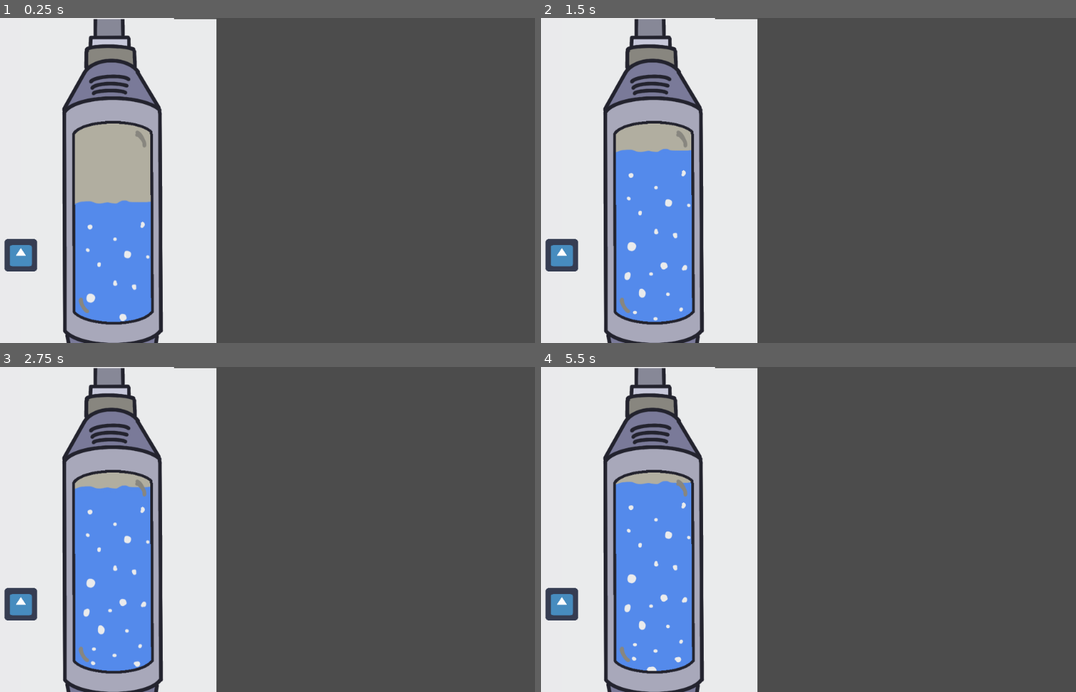
Above: before the commit, frames 1-4 (two rows, left to right).
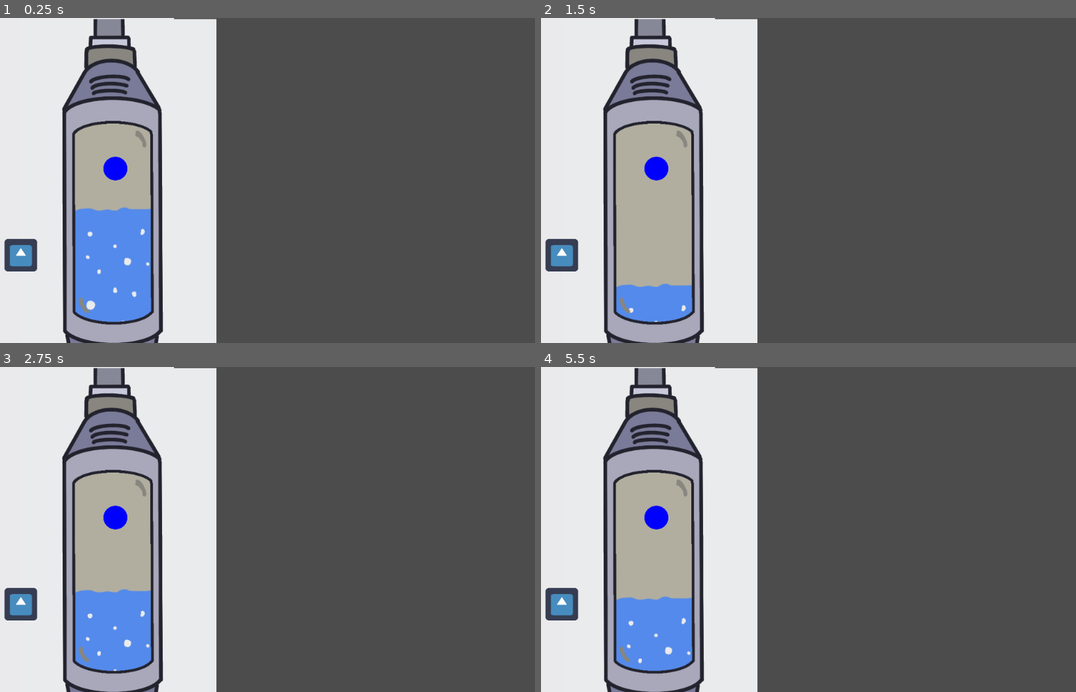
Above: after the commit, the same moments.

Repository: esburch/coolant-stabilizer
Game: Godot game, scene res://main.tscn
Two runs of this game, one before a commit and one after it. Both use one fixed random seed, a clock stepped at 60 frames per second and the inputs below. The engine's default icon, where the game draws it, is replaced by a stand-in: a white triangle on a blue panel in a dark square.
Inputs (mouse positions are in pixels of both pictures, inside the frame that each line leads up to):
- Up to frame 1 (0.25 s): no input
- Up to frame 2 (1.5 s): move the mouse to (920, 164) at 0.52 s; press the mouse at (920, 164) at 0.53 s; move the mouse to (685, 196) at 1.27 s; release the mouse at (685, 196) at 1.28 s; click (685, 196) at 1.35 s
- Up to frame 3 (2.75 s): move the mouse to (310, 458) at 2.02 s; press the mouse at (310, 458) at 2.03 s
- Up to frame 4 (5.5 s): move the mouse to (771, 594) at 2.77 s; release the mouse at (771, 594) at 2.78 s; click (771, 594) at 2.85 s; move the mouse to (963, 578) at 3.52 s; press the mouse at (963, 578) at 3.53 s; move the mouse to (631, 480) at 4.27 s; release the mouse at (631, 480) at 4.28 s; click (631, 480) at 4.35 s; move the mouse to (824, 529) at 5.02 s; press the mouse at (824, 529) at 5.03 s

The runs differ from the first frame. In frame 1, 0.9% of the frame differs, in the area x 13-29%, y 42-94%; in frame 2, 6.0%, in the area x 13-29%, y 40-94%; in frame 3, 4.8%; in frame 4, 5.3%.

Commit message:
Add initial bobber and collision

Diff:
--- a/Coolant.gd
+++ b/Coolant.gd
@@ -3,7 +3,7 @@
 const VELOCITY: float = -15.0
 var velocity = Vector2.ZERO
 
-var gravity = ProjectSettings.get_setting("physics/2d/default_gravity")
+var gravity = ProjectSettings.get_setting("physics/2d/default_gravity") * 5
 var top_bounds
 var bot_bounds
 
@@ -17,3 +17,9 @@
 	var collision = move_and_collide(velocity * delta)
 	if collision:
 		velocity = velocity.bounce(collision.get_normal()) * 0.4
+
+func _on_Area2D_area_entered(area: Area2D) -> void:
+	print(area.name, " entered")
+
+func _on_Area2D_area_exited(area: Area2D) -> void:
+	print(area.name, " exited")
--- a/Coolant.tscn
+++ b/Coolant.tscn
@@ -1,10 +1,13 @@
-[gd_scene load_steps=4 format=2]
+[gd_scene load_steps=5 format=2]
 
 [ext_resource path="res://Coolant.gd" type="Script" id=1]
 [ext_resource path="res://art/Untitled_Artwork-2.png" type="Texture" id=2]
 
 [sub_resource type="RectangleShape2D" id=1]
 extents = Vector2( 81, 22.5 )
+
+[sub_resource type="RectangleShape2D" id=2]
+extents = Vector2( 80.5, 22 )
 
 [node name="Coolant" type="KinematicBody2D"]
 position = Vector2( 88, 84 )
@@ -20,3 +23,15 @@
 [node name="CollisionShape2D" type="CollisionShape2D" parent="."]
 position = Vector2( -8, -93.5 )
 shape = SubResource( 1 )
+
+[node name="Area2D" type="Area2D" parent="."]
+collision_layer = 0
+collision_mask = 2
+monitorable = false
+
+[node name="CollisionShape2D" type="CollisionShape2D" parent="Area2D"]
+position = Vector2( -6.5, -93 )
+shape = SubResource( 2 )
+
+[connection signal="area_entered" from="Area2D" to="." method="_on_Area2D_area_entered"]
+[connection signal="area_exited" from="Area2D" to="." method="_on_Area2D_area_exited"]
--- a/main.tscn
+++ b/main.tscn
@@ -1,13 +1,17 @@
-[gd_scene load_steps=7 format=2]
+[gd_scene load_steps=9 format=2]
 
 [ext_resource path="res://main.gd" type="Script" id=1]
 [ext_resource path="res://art/Untitled_Artwork-3.png" type="Texture" id=2]
 [ext_resource path="res://art/Untitled_Artwork-1.png" type="Texture" id=3]
 [ext_resource path="res://Coolant.tscn" type="PackedScene" id=4]
 [ext_resource path="res://art/600px-Godot_icon.svg.png" type="Texture" id=5]
+[ext_resource path="res://art/bobber.png" type="Texture" id=6]
 
 [sub_resource type="RectangleShape2D" id=1]
 extents = Vector2( 102.5, 10 )
+
+[sub_resource type="CircleShape2D" id=2]
+radius = 85.5102
 
 [node name="Control" type="Node2D"]
 script = ExtResource( 1 )
@@ -45,3 +49,16 @@
 scale = Vector2( 0.1, 0.1 )
 normal = ExtResource( 5 )
 action = "Up"
+
+[node name="Bobber" type="Sprite" parent="."]
+position = Vector2( 252, 278 )
+scale = Vector2( 0.25, 0.25 )
+texture = ExtResource( 6 )
+
+[node name="Area2D" type="Area2D" parent="Bobber"]
+collision_layer = 2
+monitoring = false
+
+[node name="CollisionShape2D" type="CollisionShape2D" parent="Bobber/Area2D"]
+position = Vector2( 0, 4 )
+shape = SubResource( 2 )
Binary file added: art/bobber.png
Not shown, added: art/bobber.png.import
